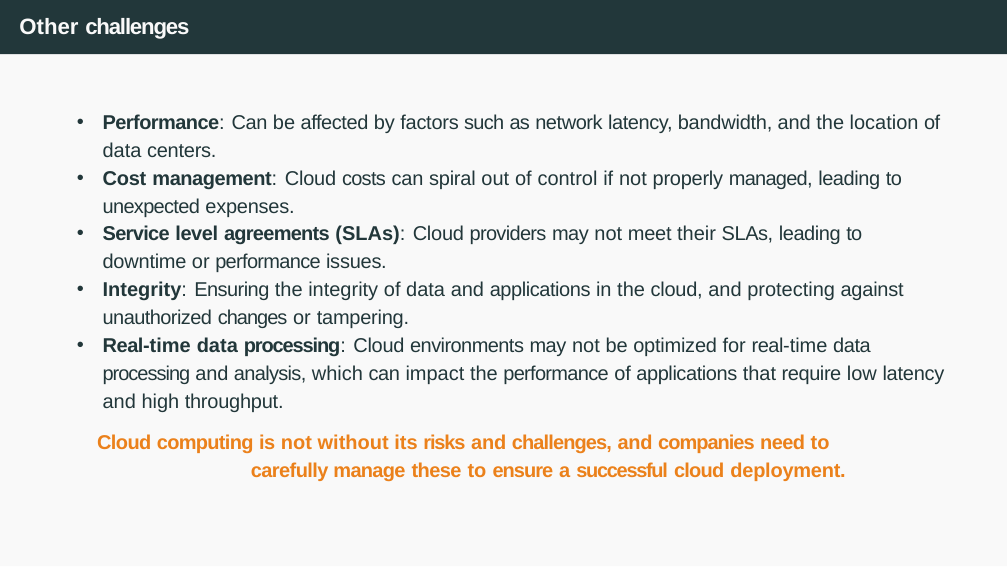
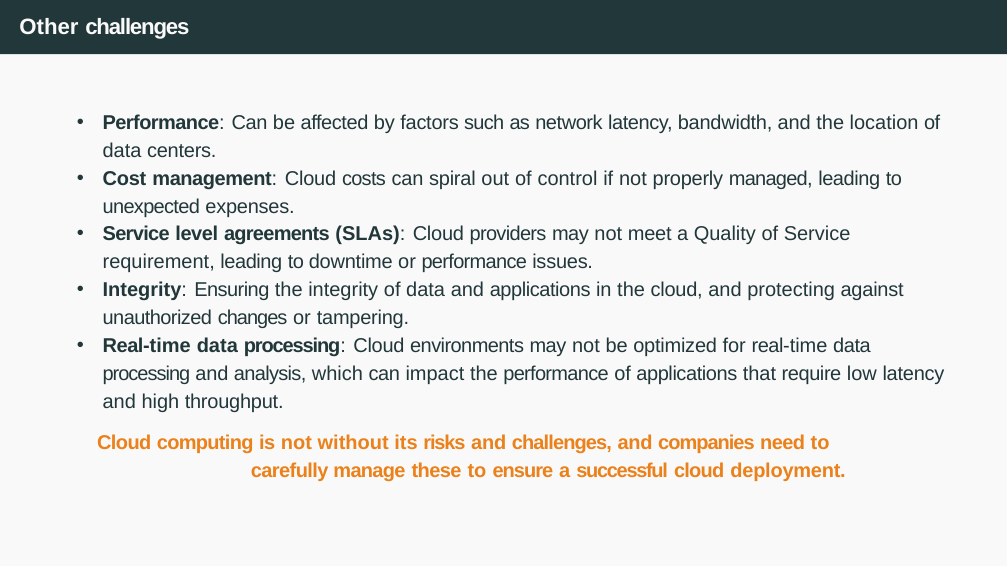
Before and after one commit to joanpaucm/HPDCB, a slide deck: slide 33 of src/slides/Session 1 and 2 - Introduction to Cloud Computing + Github Pages-2026.pptx (slide 34 before the commit). Drawn at 1008x567 pixels with LibreOffice and Linux fonts; fonts in the diff are those of the drawing. Boxes give left, top, right and bottom in pixels: in the first picture for what was removed or moved away, otherwise in the second. Text is boxed around its words. In the diff, an @@ line names an element or a change of style, - is before the commit and + after.

```diff
--- a/src/slides/Session 1 and 2 - Introduction to Cloud Computing + Github Pages-2026.pptx
+++ b/src/slides/Session 1 and 2 - Introduction to Cloud Computing + Github Pages-2026.pptx
@@ text at [103, 225, 851, 272]: text changed @@
-• Service level agreements (SLAs): Cloud providers may not meet their SLAs, leading to downtime or performance issues.
+• Service level agreements (SLAs): Cloud providers may not meet a Quality of Service requirement, leading to downtime or performance issues.
```
Also in this commit, not shown: 1 slide removed, 3 other files.
